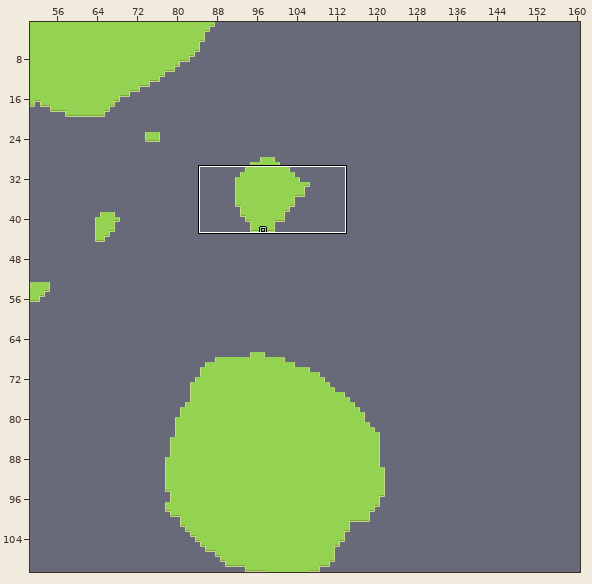
LDtk project, stored at assets/levels/level.ldtk. The picture above shows the old version from afar; the outline marks the close-up.
Close-up. Before the commit:
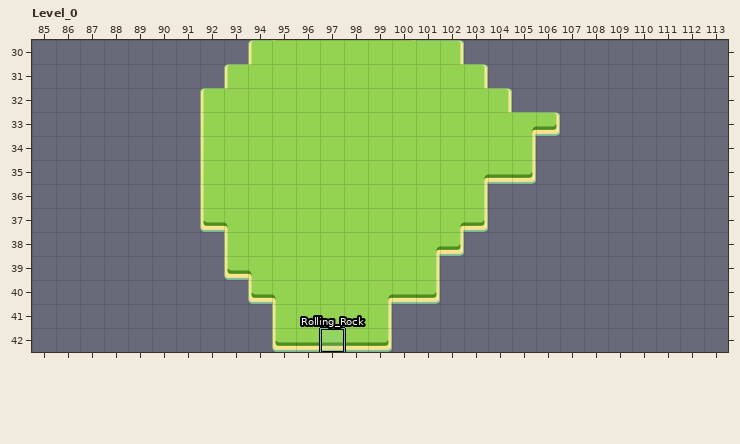
Cells are 100x100 px. Shown: Level_0 x 85..113, y 30..42. The commit also changed other parts of the map, which this record leaves out.
The same view after the edit:
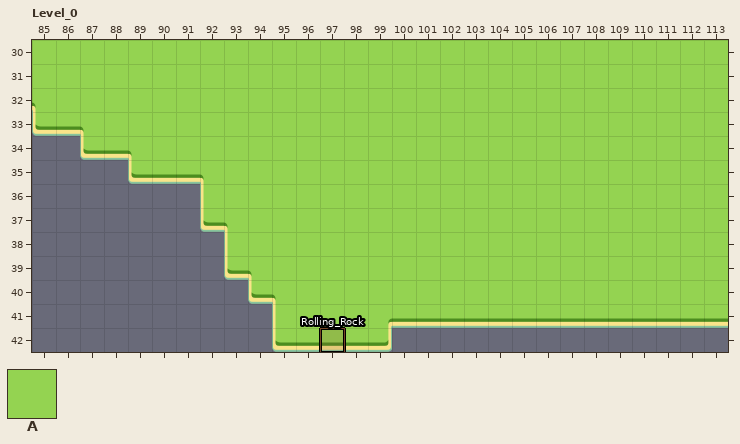
Key: from "Islands": A 1 "Ground".
_ is an empty cell.
Diff:
Changed rows in their new state; . is an unchanged cell.
Layer "Islands":
first column x 85:
30 AAAAAAAAA.........AAAAAAAAAAA
31 AAAAAAAA...........AAAAAAAAAA
32 AAAAAAA.............AAAAAAAAA
33 AAAAAAA...............AAAAAAA
34 ..AAAAA..............AAAAAAAA
35 ....AAA..............AAAAAAAA
36 ...................AAAAAAAAAA
37 ...................AAAAAAAAAA
38 ..................AAAAAAAAAAA
39 .................AAAAAAAAAAAA
40 .................AAAAAAAAAAAA
41 ...............AAAAAAAAAAAAAA
